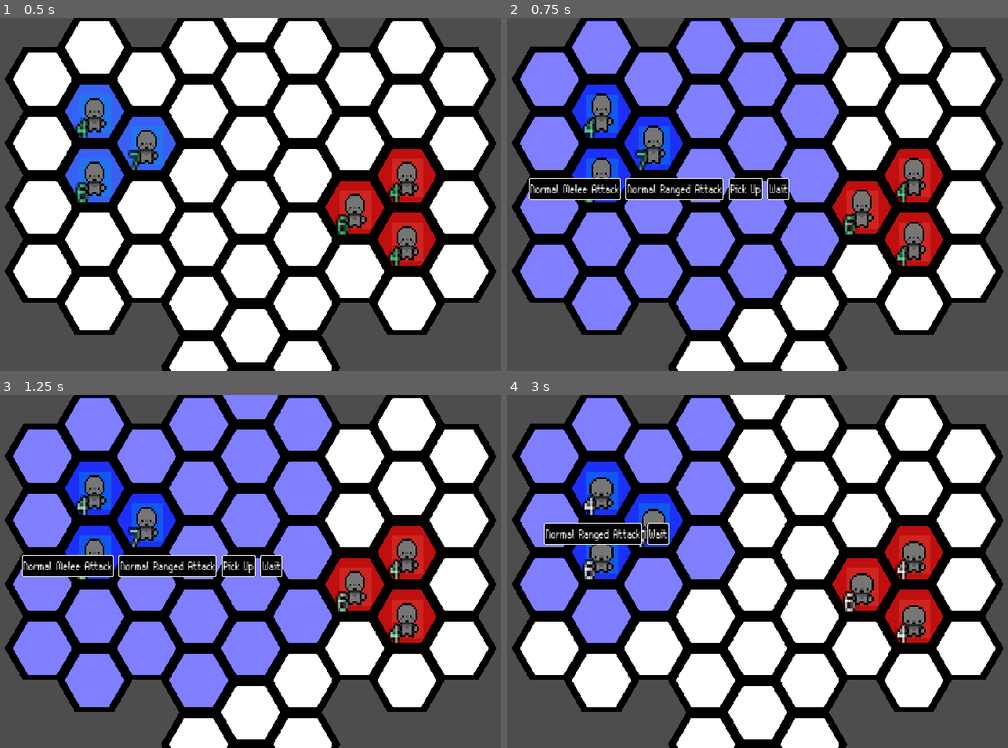
Above: before the commit, frames 1-4 (two rows, left to right).
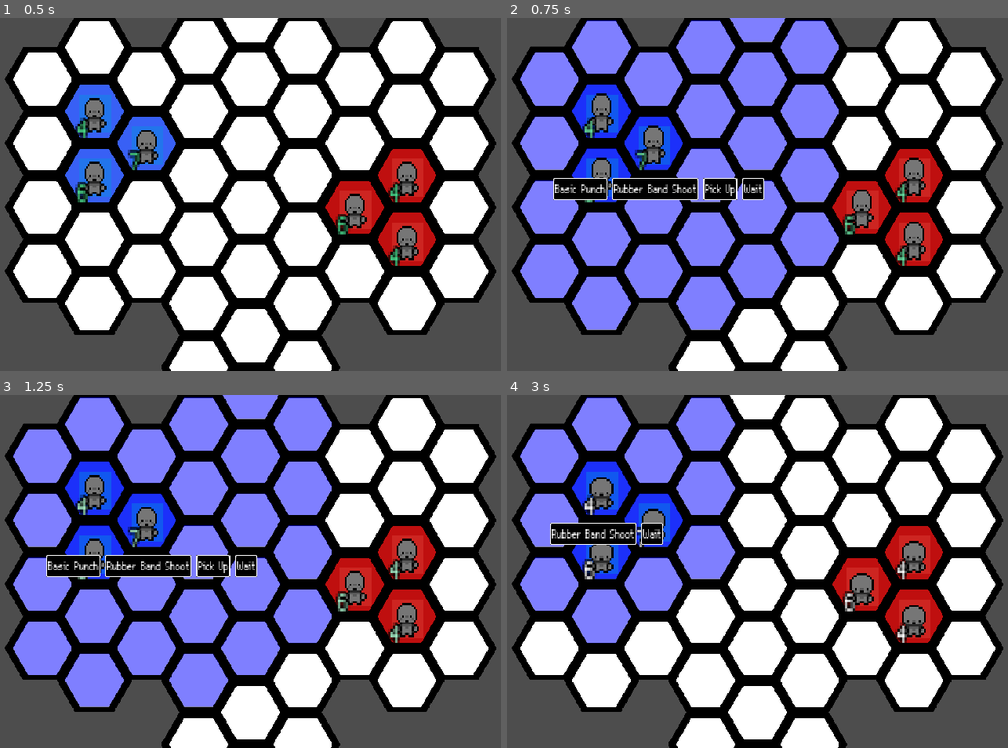
Above: after the commit, the same moments.

Repository: DubiousDuck/Manny-Takes-on-Upper-Management
Game: Godot game, scene res://stages/demo_field.tscn
Same seed, same stepped clock (60 frames per second), same inputs: the game is played once before the commit and once after it.
Inputs (mouse positions are in pixels of both pictures, inside the frame that each line leads up to):
- Up to frame 1 (0.5 s): no input
- Up to frame 2 (0.75 s): tap Enter (ui_accept) at 0.5 s; move the mouse to (652, 148) at 0.52 s; hold Right (ui_right) from 0.53 s (still down); click (652, 148) at 0.6 s
- Up to frame 3 (1.25 s): keep holding Right (ui_right); tap Enter (ui_accept) at 0.77 s
- Up to frame 4 (3 s): release Right (ui_right) at 1.25 s; click "Normal Melee Attack" (after the commit: "Basic Punch") at 1.25 s; move the mouse to (602, 557) at 2.02 s; hold Down (ui_down) 2.03-2.78 s; click (602, 557) at 2.1 s; tap Enter (ui_accept) at 2.27 s; move the mouse to (602, 493) at 2.77 s; hold Right (ui_right) from 2.78 s (still down); click (602, 493) at 2.85 s

Frame 1 is identical in both runs. In frame 2, 1.4% of the frame differs, in the area x 4-57%, y 45-52%; in frame 3, 1.4%; in frame 4, 0.7%.

Commit message:
bug fixes and throw attack rework

Diff:
--- a/skills/normal_melee_attack.tres
+++ b/skills/basic_punch.tres
@@ -1,10 +1,10 @@
 [gd_resource type="Resource" script_class="SkillInfo" load_steps=2 format=3 uid="uid://blts5vx256a3e"]
 
-[ext_resource type="Script" path="res://skills/skill_info.gd" id="1_1gd7f"]
+[ext_resource type="Script" path="res://skills/skill_info.gd" id="1_hwe18"]
 
 [resource]
-script = ExtResource("1_1gd7f")
-name = "Normal Melee Attack"
+script = ExtResource("1_hwe18")
+name = "Basic Punch"
 type = 0
 targets = 1
 range = 1
--- a/skills/normal_ranged_attack.tres
+++ b/skills/basic_shoot.tres
@@ -1,10 +1,10 @@
 [gd_resource type="Resource" script_class="SkillInfo" load_steps=2 format=3 uid="uid://b0eqr8p4qsvpi"]
 
-[ext_resource type="Script" path="res://skills/skill_info.gd" id="1_3abt5"]
+[ext_resource type="Script" path="res://skills/skill_info.gd" id="1_e5twa"]
 
 [resource]
-script = ExtResource("1_3abt5")
-name = "Normal Ranged Attack"
+script = ExtResource("1_e5twa")
+name = "Rubber Band Shoot"
 type = 0
 targets = 1
 range = 2
--- a/skills/pick_up.tres
+++ b/skills/pick_up.tres
@@ -6,6 +6,6 @@
 script = ExtResource("1_a8upa")
 name = "Pick Up"
 type = 1
-targets = 4
+targets = 5
 range = 1
 skill_effects = Array[Vector2i]([Vector2i(8, 0)])
--- a/skills/skill_info.gd
+++ b/skills/skill_info.gd
@@ -4,13 +4,14 @@
 
 enum EffectType {DAMAGE, KNOCKBACK, HEAL, BUFF, DEBUFF, STUN, ACTION_COMMAND, WAIT, DISPLACE}
 #DAMAGE = 0, KNOCKBACK = 1, HEAL = 2, BUFF = 3, DEBUFF = 4, STUN = 5, ACTION_COMMAND = 6, WAIT = 7, DISPLACE = 8
-enum TargetType {ALLIES, ENEMIES, SELF, ANY, EXCEPT_SELF}
-#ALLIES = 0, ENEMIES = 1, SELF = 2, ANY = 3, EXCEPT_SELF = 4
+enum TargetType {ALLIES, ENEMIES, SELF, ANY_UNIT, EXCEPT_SELF, ALLIES_EXCEPT_SELF, ANY_CELL, ANY_CELL_EXCEPT_SELF}
+#ALLIES = 0, ENEMIES = 1, SELF = 2, ANY_UNIT = 3, EXCEPT_SELF = 4, ALLIES_EXCEPT_SELF = 5, ANY_CELL = 6, ANY_CELL_EXCEPT_SELF = 7
 
 @export_category("Basic Info")
 @export var name: String
 @export_enum("attack", "skill", "passive") var type
-@export_enum("allies", "enemies", "self", "any", "except_self") var targets
+@export_enum("allies", "enemies", "self", "any_unit",
+"except_self", "allies_except_self", "any_cell", "any_cell_except_self") var targets
 @export_range(0, 10) var range: int
 
 @export_category("Skill Detail")
--- a/skills/throw.tres
+++ b/skills/throw.tres
@@ -4,8 +4,8 @@
 
 [resource]
 script = ExtResource("1_wy4d6")
-name = "Throw"
+name = "Throw At"
 type = 0
-targets = 1
+targets = 7
 range = 2
 skill_effects = Array[Vector2i]([Vector2i(8, 1), Vector2i(0, 1), Vector2i(1, 1)])
--- a/stages/battlefield.tscn
+++ b/stages/battlefield.tscn
@@ -9,8 +9,8 @@
 [ext_resource type="Script" path="res://unit/PlayerUnit.gd" id="7_l8o4u"]
 [ext_resource type="Script" path="res://skills/skill_info.gd" id="8_jrsfy"]
 [ext_resource type="Script" path="res://unit/EnemyUnit.gd" id="8_ugu2x"]
-[ext_resource type="Resource" uid="uid://blts5vx256a3e" path="res://skills/normal_melee_attack.tres" id="9_dy06p"]
-[ext_resource type="Resource" uid="uid://b0eqr8p4qsvpi" path="res://skills/normal_ranged_attack.tres" id="9_vlig1"]
+[ext_resource type="Resource" uid="uid://blts5vx256a3e" path="res://skills/basic_punch.tres" id="9_dy06p"]
+[ext_resource type="Resource" uid="uid://b0eqr8p4qsvpi" path="res://skills/basic_shoot.tres" id="9_vlig1"]
 [ext_resource type="Resource" uid="uid://mgaahup4u5tt" path="res://skills/wait.tres" id="11_bry5o"]
 [ext_resource type="Resource" uid="uid://b1f1rc00m4al5" path="res://skills/pick_up.tres" id="11_mpall"]
 
--- a/unit/UnitContainer.gd
+++ b/unit/UnitContainer.gd
@@ -270,12 +270,24 @@
 					if !allied_cells.has(target): correct_targets.append(target)
 				SkillInfo.TargetType.SELF:
 					if target == current_unit.cell: correct_targets.append(target)
-				SkillInfo.TargetType.ANY:
+				SkillInfo.TargetType.ANY_UNIT:
 					correct_targets.append(target)
 				SkillInfo.TargetType.EXCEPT_SELF:
 					if target != current_unit.cell: correct_targets.append(target)
+				SkillInfo.TargetType.ALLIES_EXCEPT_SELF:
+					if allied_cells.has(target) and target != current_unit.cell: correct_targets.append(target)
+				SkillInfo.TargetType.ANY_CELL_EXCEPT_SELF:
+					if target != current_unit.cell: correct_targets.append(target)
 				_:
 					pass
+		else:
+			match skill_chosen.targets:
+				SkillInfo.TargetType.ANY_CELL:
+					correct_targets.append(target)
+				SkillInfo.TargetType.ANY_CELL_EXCEPT_SELF:
+					if target != current_unit.cell: correct_targets.append(target)
+				_: pass
+
 	return correct_targets
 
 func _on_unit_died():
--- a/unit/UnitGroupController.gd
+++ b/unit/UnitGroupController.gd
@@ -116,7 +116,10 @@
 					1: #displace linearly target location (assumes only one affected target) (throw)
 						var projectile = attacker.unit_held.pop_front()
 						var a = get_tree().create_tween().set_ease(Tween.EASE_OUT).set_trans(Tween.TRANS_QUINT)
-						a.tween_property(projectile, "global_position", affected_units.front().global_position, 0.3)
+						if affected_units.is_empty(): #if thrown at an empty cell
+							a.tween_property(projectile, "global_position", HexNavi.cell_to_global(targets.front()), 0.3)
+							#FIXME: non game breaking error "started with no Tweeners"
+						else: a.tween_property(projectile, "global_position", affected_units.front().global_position, 0.3)
 						await a.finished
 						projectile.animation_state("side_idle")
 						projectile.cell = HexNavi.global_to_cell(projectile.global_position)
--- a/unit/params/fighter.tres
+++ b/unit/params/fighter.tres
@@ -2,7 +2,7 @@
 
 [ext_resource type="Script" path="res://unit/params/unit_data.gd" id="1_fc3tt"]
 [ext_resource type="Script" path="res://skills/skill_info.gd" id="2_ve8l4"]
-[ext_resource type="Resource" uid="uid://blts5vx256a3e" path="res://skills/normal_melee_attack.tres" id="3_ye2rj"]
+[ext_resource type="Resource" uid="uid://blts5vx256a3e" path="res://skills/basic_punch.tres" id="3_ye2rj"]
 [ext_resource type="Resource" uid="uid://mgaahup4u5tt" path="res://skills/wait.tres" id="4_5ll2x"]
 
 [resource]
--- a/unit/params/protagonist.tres
+++ b/unit/params/protagonist.tres
@@ -2,8 +2,8 @@
 
 [ext_resource type="Script" path="res://unit/params/unit_data.gd" id="1_g3jub"]
 [ext_resource type="Script" path="res://skills/skill_info.gd" id="2_0r8qq"]
-[ext_resource type="Resource" uid="uid://blts5vx256a3e" path="res://skills/normal_melee_attack.tres" id="3_7l4pl"]
-[ext_resource type="Resource" uid="uid://b0eqr8p4qsvpi" path="res://skills/normal_ranged_attack.tres" id="4_t6iqi"]
+[ext_resource type="Resource" uid="uid://blts5vx256a3e" path="res://skills/basic_punch.tres" id="3_7l4pl"]
+[ext_resource type="Resource" uid="uid://b0eqr8p4qsvpi" path="res://skills/basic_shoot.tres" id="4_t6iqi"]
 [ext_resource type="Resource" uid="uid://b1f1rc00m4al5" path="res://skills/pick_up.tres" id="5_a8aaf"]
 [ext_resource type="Resource" uid="uid://mgaahup4u5tt" path="res://skills/wait.tres" id="6_rlm2a"]
 
--- a/unit/params/ranger.tres
+++ b/unit/params/ranger.tres
@@ -2,7 +2,7 @@
 
 [ext_resource type="Script" path="res://unit/params/unit_data.gd" id="1_osffr"]
 [ext_resource type="Script" path="res://skills/skill_info.gd" id="2_rynq0"]
-[ext_resource type="Resource" uid="uid://b0eqr8p4qsvpi" path="res://skills/normal_ranged_attack.tres" id="3_0ahh6"]
+[ext_resource type="Resource" uid="uid://b0eqr8p4qsvpi" path="res://skills/basic_shoot.tres" id="3_0ahh6"]
 [ext_resource type="Resource" uid="uid://mgaahup4u5tt" path="res://skills/wait.tres" id="4_rqhq4"]
 
 [resource]
--- a/unit/unit.gd
+++ b/unit/unit.gd
@@ -79,6 +79,8 @@
 
 	unit_held.map(
 		func(unit):
+			if !unit:
+				return
 			unit.global_position = global_position + Vector2(0, -30)
 	)
 
@@ -89,7 +91,13 @@
 	actions_avail.assign(all_actions)
 	toggle_skill_ui(false)
 
-	#FIXME: unit_held still contains reference to dead units when they died during held which produces error
+	#check and remove dead held units
+	var valid_children: Array[Unit] = []
+	for child in unit_held:
+		if !child.is_dead:
+			valid_children.append(child)
+			print(child)
+	unit_held = valid_children
 
 func move_along_path(full_path : Array[Vector2i]):
 	var start_pos = full_path[0]
@@ -133,16 +141,16 @@
 	actions_avail.erase(Action.ATTACK)
 	#print("# ANIMATION STARTED: " + skill.name + " (unit.gd)")
 	match skill.name:
-		"Throw":
+		"Throw At":
 			animation_state("throw")
 			await $AnimationPlayer.animation_finished
 		"Pick Up":
 			animation_state("hold_prep")
 			await $AnimationPlayer.animation_finished
-		"Normal Melee Attack":
+		"Basic Punch":
 			animation_state("punch")
 			await $AnimationPlayer.animation_finished
-		"Normal Ranged Attack":
+		"Rubber Band Shoot":
 			animation_state("shoot")
 			await $AnimationPlayer.animation_finished
 		_:
@@ -179,8 +187,9 @@
 
 func check_if_can_throw():
 	var throw_skill = load("res://skills/throw.tres")
-	if !unit_held.is_empty() and !skills.has(throw_skill):
-		skills.append(throw_skill)
+	if !unit_held.is_empty():
+		if !skills.has(throw_skill):
+			skills.append(throw_skill)
 	else:
 		skills.erase(throw_skill)
 
--- a/unit/unit_ui/skill_select.gd
+++ b/unit/unit_ui/skill_select.gd
@@ -15,7 +15,6 @@
 	test_icon.visible = false
 	unit = get_parent()
 	init()
-
 
 func init():
 	for child in hbox.get_children():
